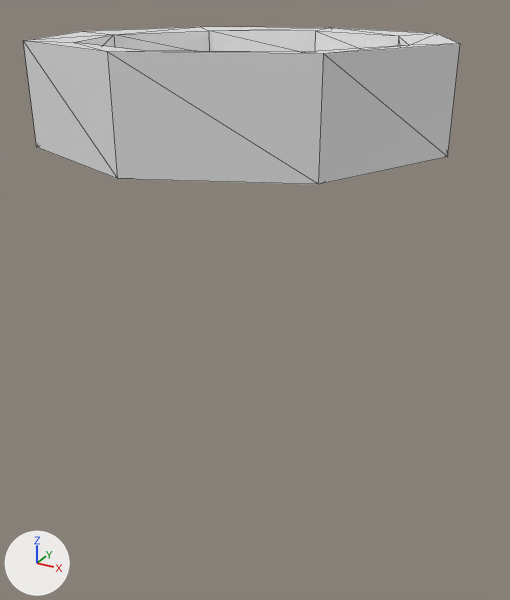
An edit to the Blender file Models/Blend/Coin.blend, drawn before and after from the same camera.
One viewpoint serves both versions: a 50 mm camera at (0.881, -1.557, 0.216) aimed at (0.003, 0.039, -0.582). The lights are fixed; the arrows at lower left show +X, +Y and +Z. Mesh edges are drawn as thin lines.

Names of what the first picture shows: 'Text.001'.
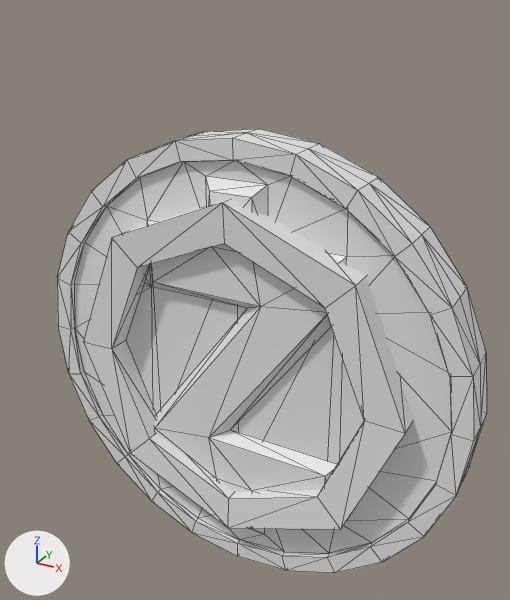
Boxes (x1, y1, x2, y2) around the edits, measured in the pictures (510 x 600 px):
'Circle', added: after (57, 129, 487, 573)
'Text.001', moved, turned: before (24, 27, 460, 184); after (83, 199, 413, 529)

What the commit changed:
Mesh me_circle is new.
It has 242 vertices, 186 faces and spans x -3.91..3.91, y -3.91..3.91, z -0.28..0.28.
Object 'Text.001' (ob_text_001) moves from (0.0, -0.003, 0.002) to (0.0, -0.003, -0.763).
Object 'Text.001' (ob_text_001) turns from (0, -180, 0) to (90, -180, 0) degrees about x, y and z.
Object 'Circle' (ob_circle) is new; it shows me_circle.
Its location is (0.0, 0.0, -0.77).
Its rotation in degrees is (90, 0, 0).
Its scale is (0.168, 0.168, 0.303).
It gains a TRIANGULATE modifier named 'Triangulate'.
